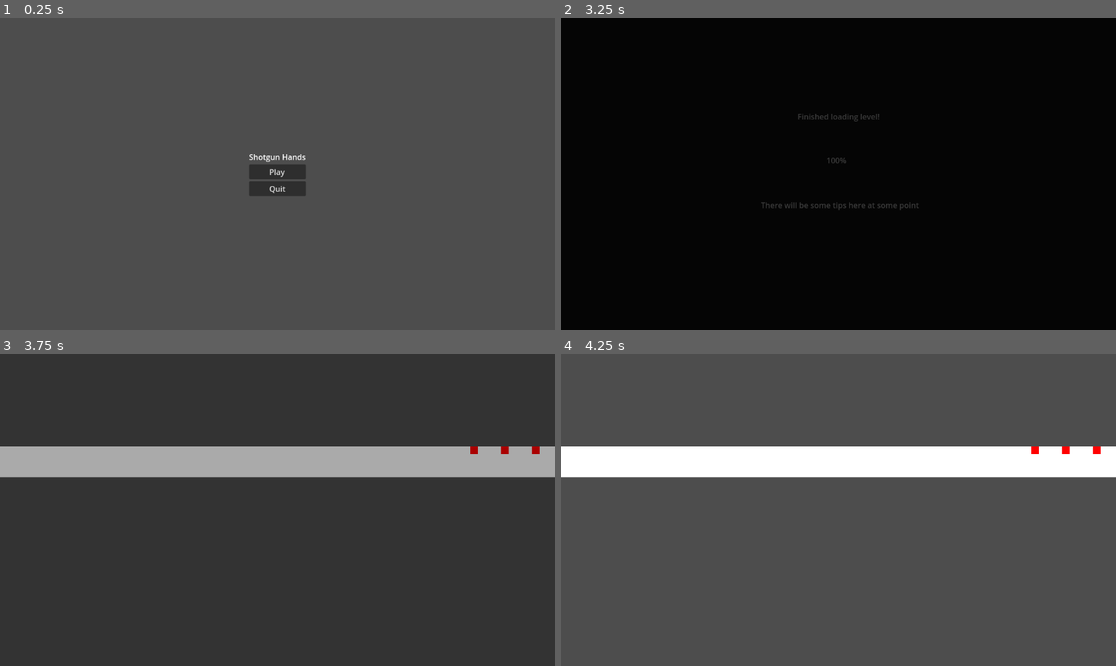
Above: before the commit, frames 1-4 (two rows, left to right).
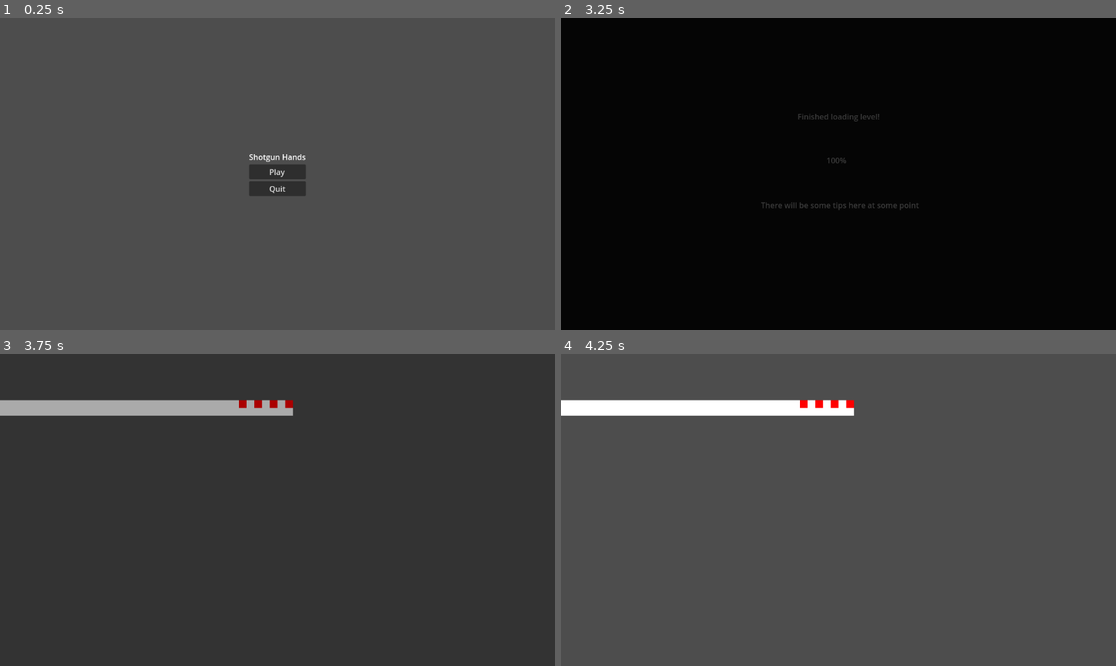
Above: after the commit, the same moments.

Repository: cruel-unusual-media/shotgun-hands
Game: Godot game, scene res://Menus-UI/menus/main_menu.tscn
Same seed, same stepped clock (60 frames per second), same inputs: the game is played once before the commit and once after it.
Inputs (mouse positions are in pixels of both pictures, inside the frame that each line leads up to):
- Up to frame 1 (0.25 s): no input
- Up to frame 2 (3.25 s): click "Play" at 0.5 s; click "Debug level" at 1.25 s; tap Enter (ui_accept) at 2, 2.27, 3.02 s; move the mouse to (960, 158) at 2.02 s; hold Right (ui_right) from 2.03 s (still down); click (960, 158) at 2.17 s; move the mouse to (727, 189) at 2.77 s
- Up to frame 3 (3.75 s): move the mouse to (333, 441) at 3.52 s; release Right (ui_right) at 3.53 s; hold Left (ui_left) from 3.53 s (still down)
- Up to frame 4 (4.25 s): keep holding Left (ui_left)

Frames 1-2 are identical in both runs. In frame 3, 13% of the frame differs, in the area x 0-100%, y 14-40%; in frame 4, 13%.
Error in both runs: Attempt to call function 'initialize_level' in base 'null instance' on a null instance. (res://Globals/Scripts/LevelManager.gd:39)

Commit message:
update debug tileset

Diff:
--- a/Tilesets/Resources/debug.tres
+++ b/Tilesets/Resources/debug.tres
@@ -4,21 +4,22 @@
 
 [sub_resource type="TileSetAtlasSource" id="TileSetAtlasSource_e1gye"]
 texture = ExtResource("1_fgg87")
-texture_region_size = Vector2i(64, 64)
+texture_region_size = Vector2i(32, 32)
 0:0/0 = 0
-0:0/0/physics_layer_0/polygon_0/points = PackedVector2Array(-32, -32, 32, -32, 32, 32, -32, 32)
+0:0/0/physics_layer_0/polygon_0/points = PackedVector2Array(-16, -16, 16, -16, 16, 16, -16, 16)
 1:0/0 = 0
-1:0/0/physics_layer_0/polygon_0/points = PackedVector2Array(-32, -32, 32, -32, 32, 32, -32, 32)
+1:0/0/physics_layer_0/polygon_0/points = PackedVector2Array(-16, -16, 16, -16, 16, 16, -16, 16)
 2:0/0 = 0
-2:0/0/physics_layer_0/polygon_0/points = PackedVector2Array(-8, -8, 8, 8, -8, 8)
+2:0/0/physics_layer_0/polygon_0/points = PackedVector2Array(-16, -16, 16, 16, -16, 16)
 3:0/0 = 0
 4:0/0 = 0
 5:0/0 = 0
 6:0/0 = 0
 7:0/0 = 0
 0:1/0 = 0
-0:1/0/physics_layer_0/polygon_0/points = PackedVector2Array(-8, -8, 8, 8, -8, 8)
+0:1/0/physics_layer_0/polygon_0/points = PackedVector2Array(-16, -16, 16, -16, 16, 16, -16, 16)
 1:1/0 = 0
+1:1/0/physics_layer_0/polygon_0/points = PackedVector2Array(-16, -16, 16, -16, 16, 16, -16, 16)
 2:1/0 = 0
 3:1/0 = 0
 4:1/0 = 0
@@ -26,7 +27,7 @@
 6:1/0 = 0
 7:1/0 = 0
 0:2/0 = 0
-0:2/0/physics_layer_0/polygon_0/points = PackedVector2Array(8, -8, 8, 8, -8, 8)
+0:2/0/physics_layer_0/polygon_0/points = PackedVector2Array(16, -16, 16, 16, -16, 16)
 1:2/0 = 0
 2:2/0 = 0
 3:2/0 = 0
@@ -76,6 +77,6 @@
 7:7/0 = 0
 
 [resource]
-tile_size = Vector2i(64, 64)
+tile_size = Vector2i(32, 32)
 physics_layer_0/collision_layer = 1
 sources/0 = SubResource("TileSetAtlasSource_e1gye")
